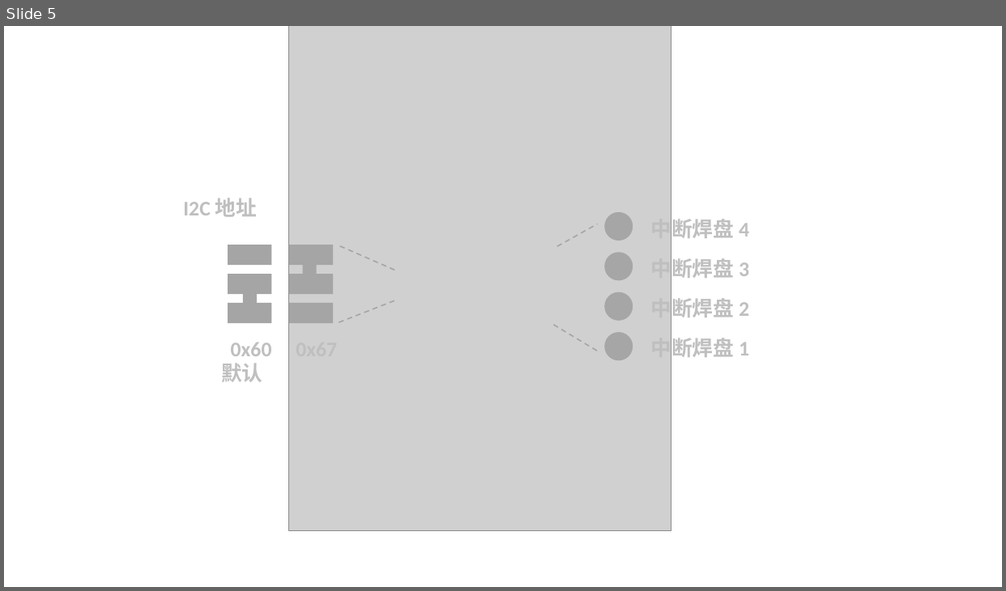
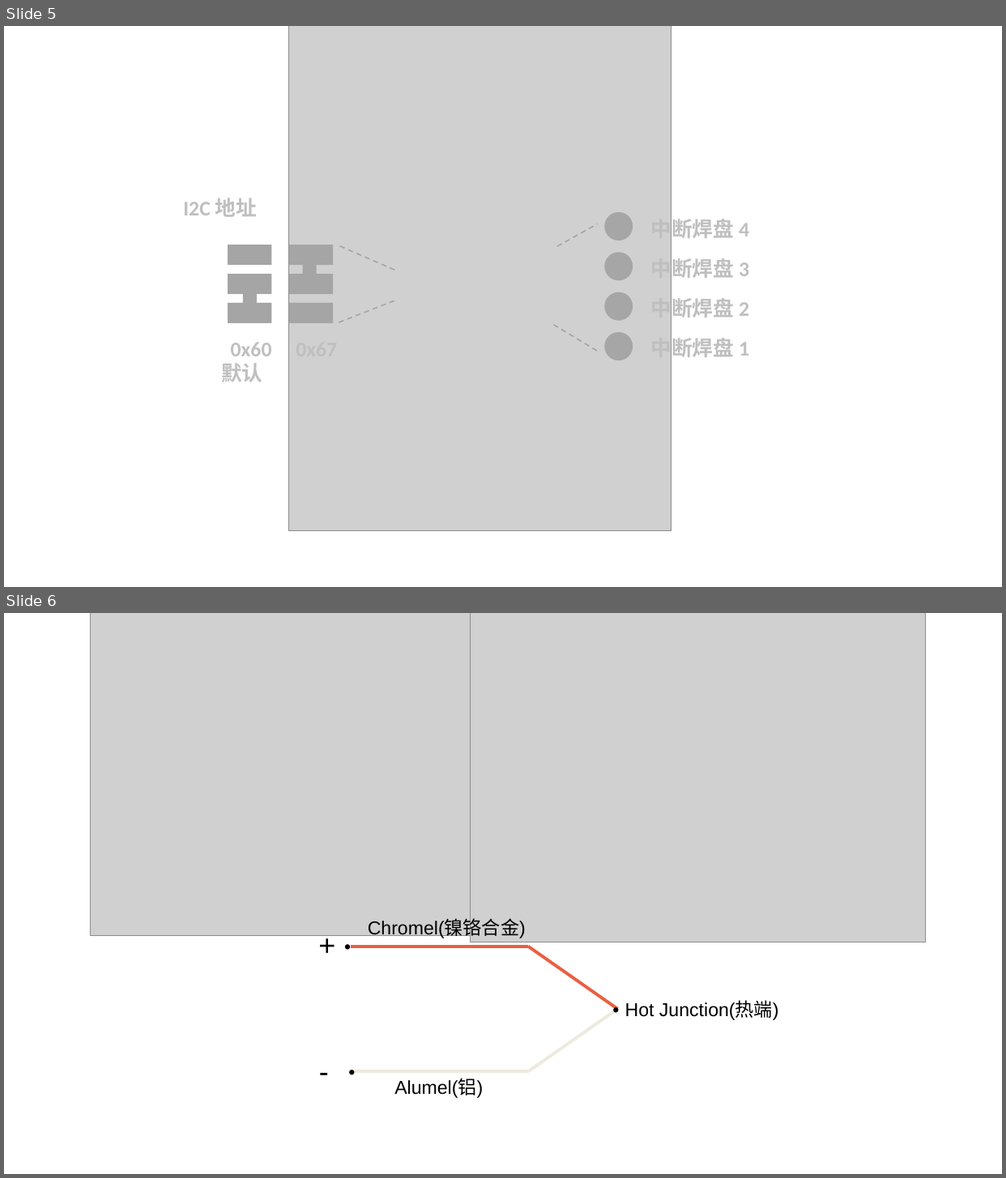
Before and after one commit to SeeedDocument/Grove-I2C_Thermocouple_Amplifier-MCP9600, a slide deck: img/pin_map.pptx. Shown one above the other, each under a label of ours: slide 5 before the commit, slides 5 and 6 after it. The pictures are 1006x591 and 1006x1178 pixels, drawn with LibreOffice and Linux fonts; fonts in the diff are those of the drawing; grey boxes stand for pictures. Boxes give left, top, right and bottom in pixels: in the first picture for what was removed or moved away, otherwise in the second. Text is boxed around its words. In the diff, an @@ line names an element or a change of style, - is before the commit and + after.

```diff
--- a/img/pin_map.pptx
+++ b/img/pin_map.pptx
@@ slide 6 added at [4, 613, 1002, 1174], background #FFFFFF @@
@@ picture added at [90, 613, 526, 935] @@
@@ picture added at [471, 613, 926, 943] @@
@@ text added at [312, 924, 343, 966], 28 pt, text #000000 @@
++
@@ text added at [368, 920, 526, 939], 18 pt, text #000000 @@
+Chromel(镍铬合金)
@@ text added at [337, 931, 358, 961], 18 pt, text #000000 @@
+•
@@ line added from (528, 947) to (351, 947), #EA5F41 3 pt @@
@@ line added from (618, 1009) to (528, 947), #EA5F41 3 pt @@
@@ text added at [605, 994, 626, 1024], 18 pt, text #000000 @@
+•
@@ text added at [625, 1001, 779, 1020], 18 pt, text #000000 @@
+Hot Junction(热端)
@@ line added from (618, 1009) to (528, 1072), #EDEADE 3 pt @@
@@ text added at [312, 1050, 337, 1093], 28 pt, text #000000 @@
+-
@@ text added at [341, 1057, 362, 1087], 18 pt, text #000000 @@
+•
@@ line added from (528, 1072) to (351, 1072), #EDEADE 3 pt @@
@@ text added at [394, 1080, 483, 1098], 18 pt, text #000000 @@
+Alumel(铝)
```
Also in this commit, not shown: 2 other files.
